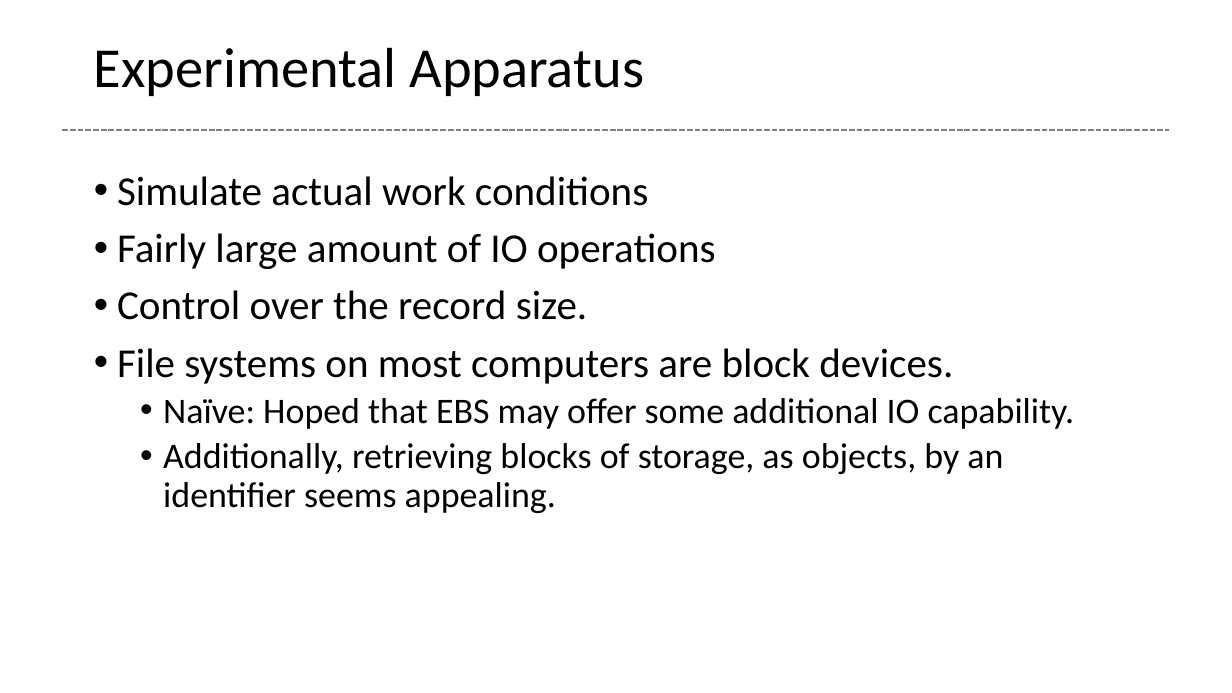
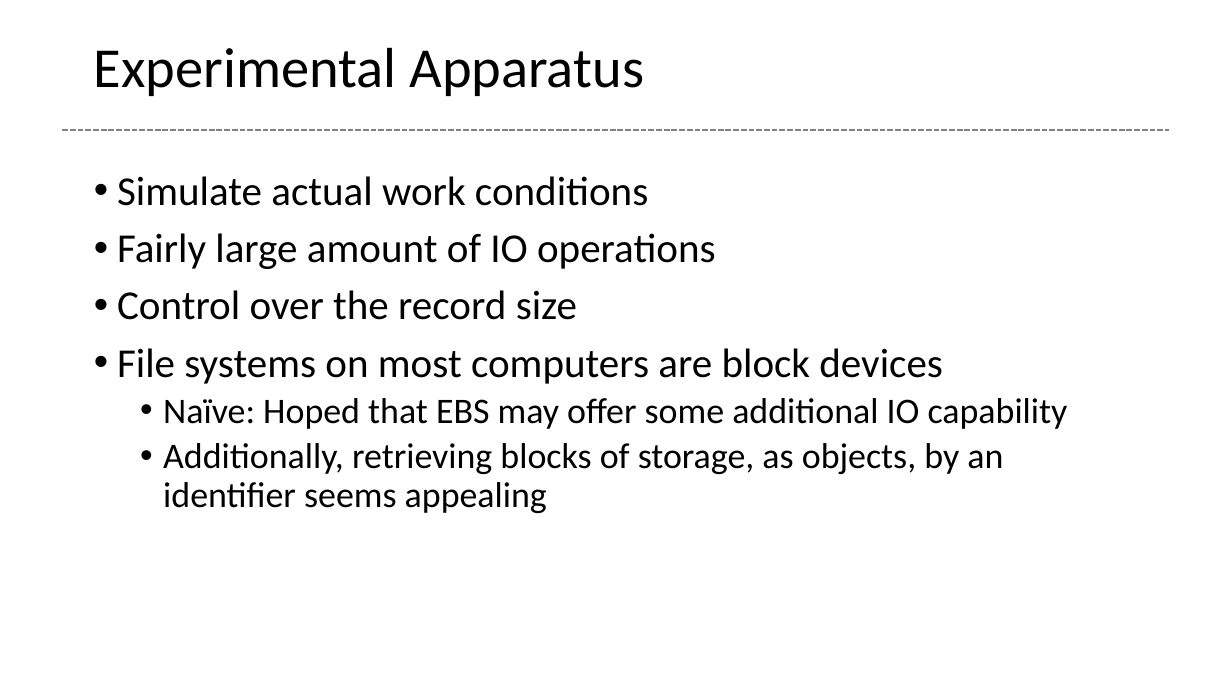
Before and after one commit to glenntu15/BuildVoterDatabase, a slide deck: slide 3 of Proj_presentation.pptx. Drawn at 1232x693 pixels with LibreOffice and Linux fonts; fonts in the diff are those of the drawing. Boxes give left, top, right and bottom in pixels: in the first picture for what was removed or moved away, otherwise in the second. Text is boxed around its words. In the diff, an @@ line names an element or a change of style, - is before the commit and + after.

```diff
--- a/Proj_presentation.pptx
+++ b/Proj_presentation.pptx
@@ text at (x1=117, y1=290, x2=1068, y2=513): text changed @@
-• Control over the record size.
-• File systems on most computers are block devices.
-  • Naïve: Hoped that EBS may offer some additional IO capability.
-  • Additionally, retrieving blocks of storage, as objects, by an identifier seems appealing.
+• Control over the record size
+• File systems on most computers are block devices
+  • Naïve: Hoped that EBS may offer some additional IO capability
+  • Additionally, retrieving blocks of storage, as objects, by an identifier seems appealing
```
Also in this commit, not shown: 5 other slides changed, 8 slides added, 2 slides removed.
